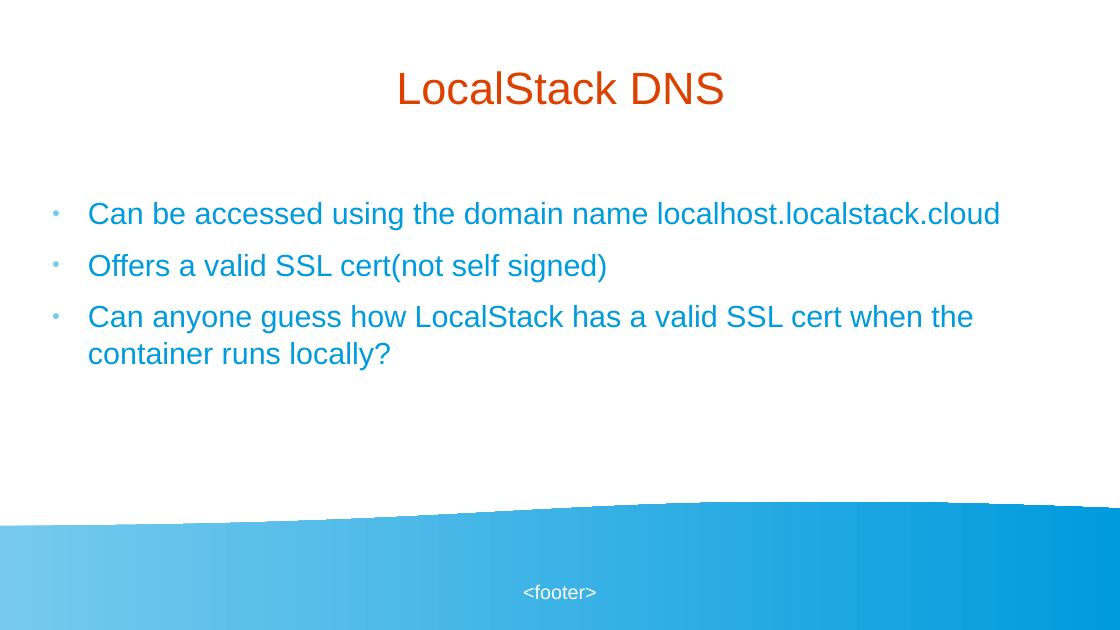
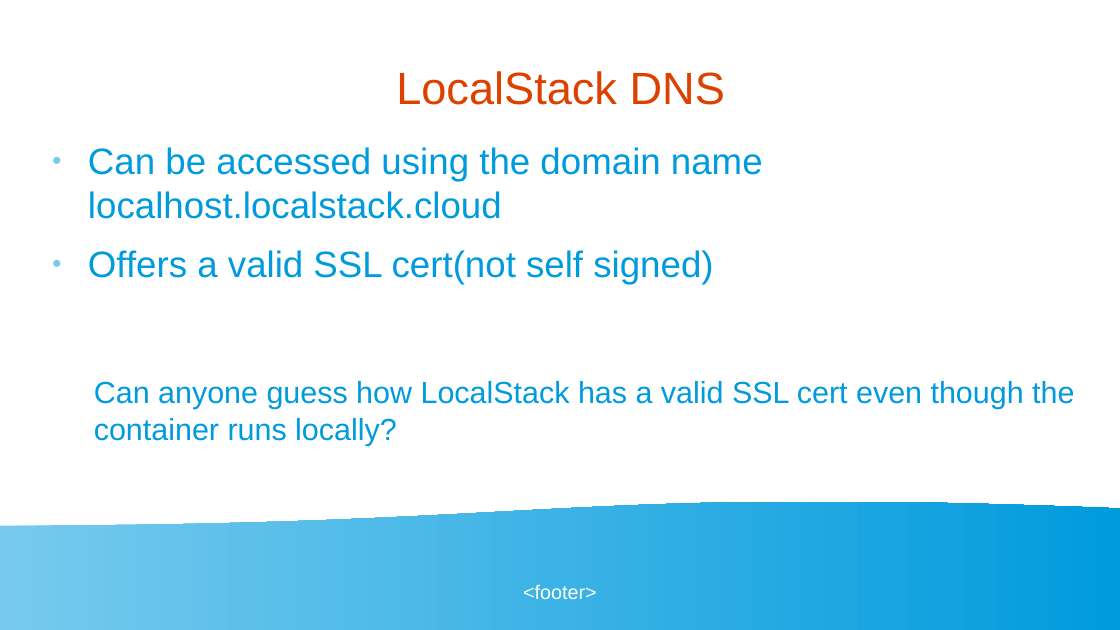
Before and after one commit to golangbot/gophercon-uk-2025-talk, a slide deck: slide 25 of Presentation.odp (slide 24 before the commit). Drawn at 1120x630 pixels with LibreOffice and Linux fonts; fonts in the diff are those of the drawing. Boxes give left, top, right and bottom in pixels: in the first picture for what was removed or moved away, otherwise in the second. Text is boxed around its words. In the diff, an @@ line names an element or a change of style, - is before the commit and + after.

```diff
--- a/Presentation.odp
+++ b/Presentation.odp
@@ text "Can be accessed using the ..." moved from (x1=88, y1=202, x2=1001, y2=370) to (x1=88, y1=147, x2=763, y2=284) @@
@@ text "Can be accessed using the ..." at (x1=88, y1=147, x2=763, y2=284): size 21.6 to 26 pt @@
@@ text at (x1=88, y1=305, x2=973, y2=370): paragraph removed @@
-● Can anyone guess how LocalStack has a valid SSL cert when the container runs locally?
@@ text added at (x1=94, y1=381, x2=1074, y2=446), 21.6 pt, text #009BDD @@
+Can anyone guess how LocalStack has a valid SSL cert even though the container runs locally?
```
Also in this commit, not shown: 19 other slides changed, 3 other files.
